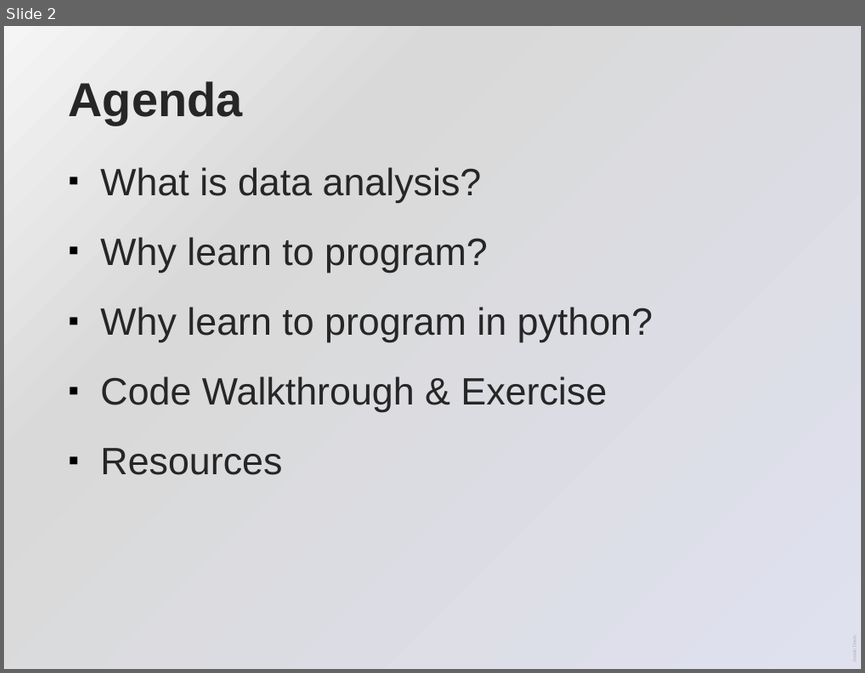
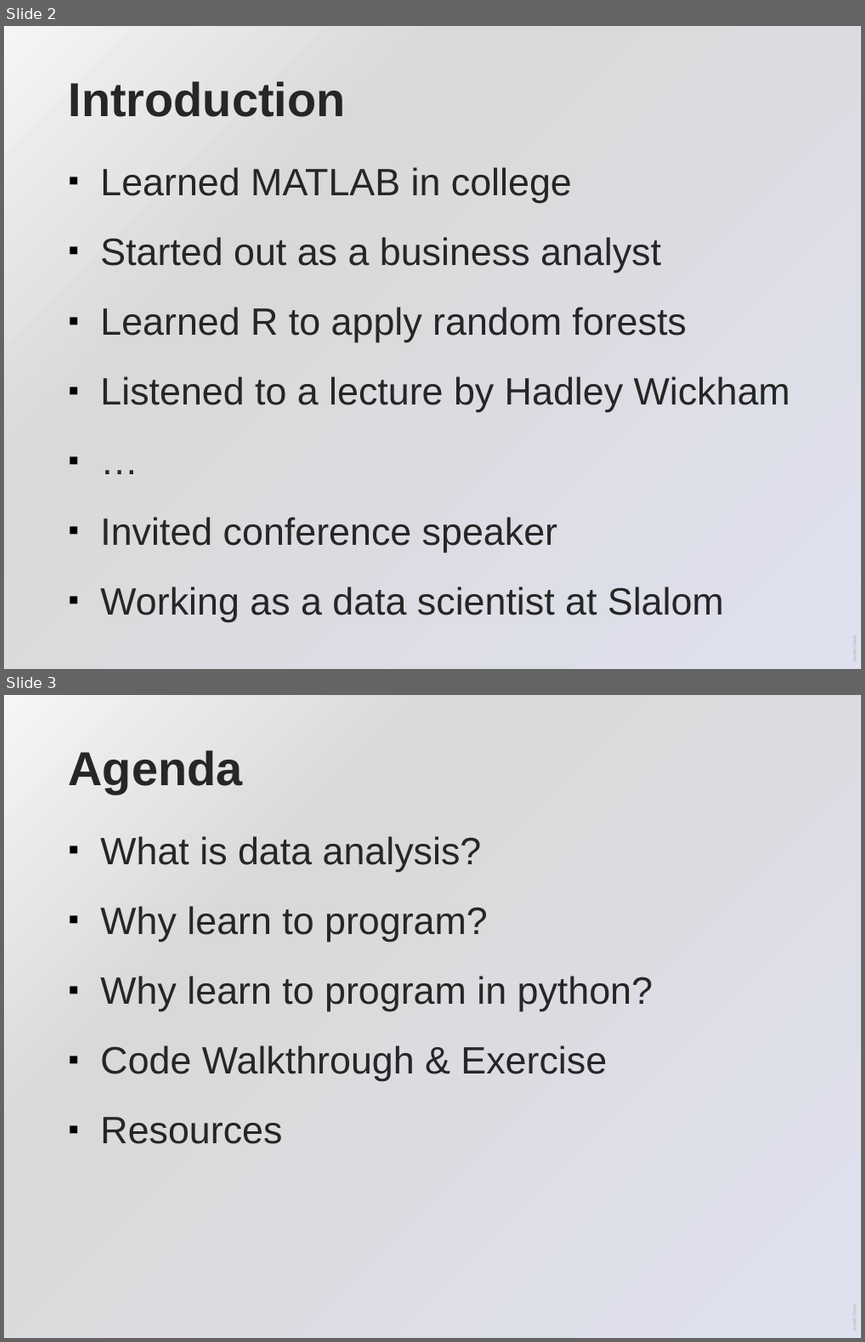
Before and after one commit to josiahdavis/python_data_analysis, a slide deck: python_data_analysis.pptx. Shown one above the other, each under a label of ours: slide 2 before the commit, slides 2 and 3 after it. The pictures are 865x673 and 865x1342 pixels, drawn with LibreOffice and Linux fonts; fonts in the diff are those of the drawing. Boxes give left, top, right and bottom in pixels: in the first picture for what was removed or moved away, otherwise in the second. Text is boxed around its words. In the diff, an @@ line names an element or a change of style, - is before the commit and + after.

```diff
--- a/python_data_analysis.pptx
+++ b/python_data_analysis.pptx
@@ slide 2 added at (4,26,861,669), background gradient #F5F5F5 to #D9D9D9 to #E0E1EF; not listed: 1 template element that a slide beside it also shows @@
@@ title added at (69,81,346,117), 40 pt, text #262626, bold @@
+Introduction
@@ text added at (100,167,790,622), 32 pt, text #262626 @@
+▪ Learned MATLAB in college
+▪ Started out as a business analyst
+▪ Learned R to apply random forests
+▪ Listened to a lecture by Hadley Wickham
+▪ …
+▪ Invited conference speaker
+▪ Working as a data scientist at Slalom
@@ what was slide 2 is now slide 3 @@
```
Also in this commit, not shown: 1 other slide added, 2 slides removed, 2 other files.
